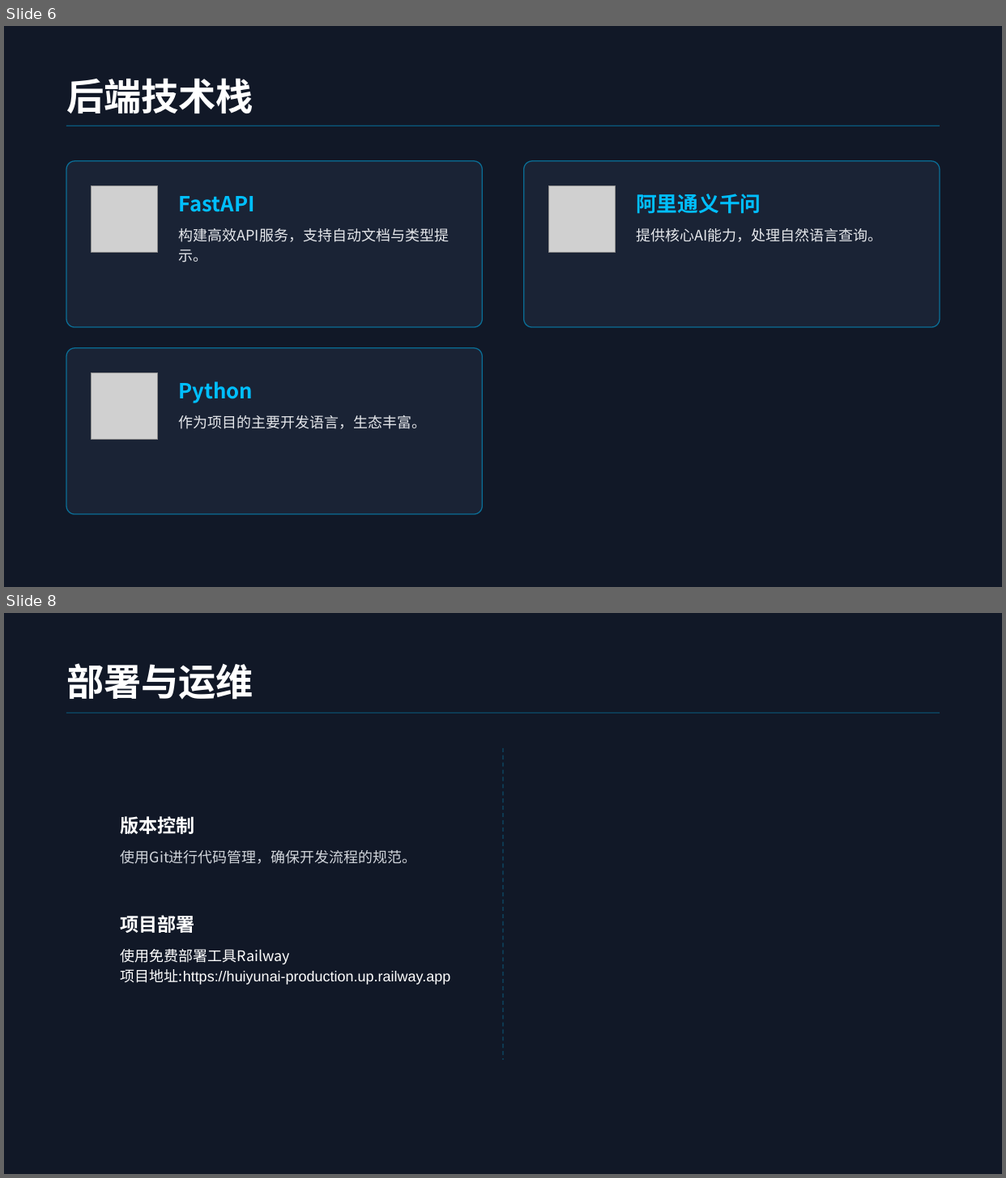
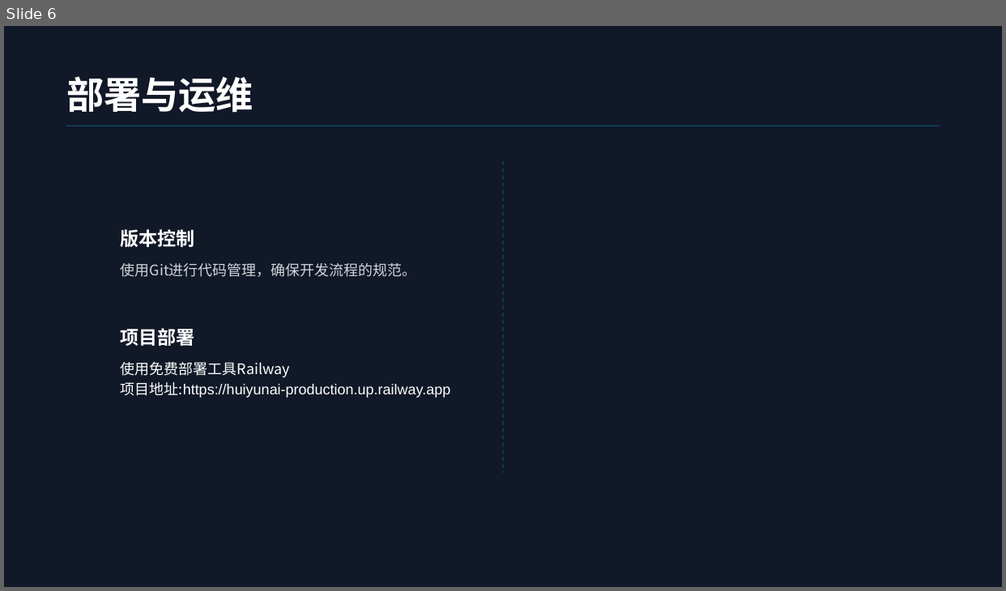
Before and after one commit to muff-cn/HuiyunAI, a slide deck: HuiyunAI-presentation.pptx. Shown one above the other, each under a label of ours: slides 6 and 8 before the commit, slide 6 after it; the slides between them are not shown. The pictures are 1006x1178 and 1006x591 pixels, drawn with LibreOffice and Linux fonts; fonts in the diff are those of the drawing; grey boxes stand for pictures; background and template pictures are left out. Boxes give left, top, right and bottom in pixels: in the first picture for what was removed or moved away, otherwise in the second. Text is boxed around its words. In the diff, an @@ line names an element or a change of style, - is before the commit and + after.

```diff
--- a/HuiyunAI-presentation.pptx
+++ b/HuiyunAI-presentation.pptx
@@ slide 6 removed at (4, 26, 1002, 587), background picture (left out) @@
@@ rounded rectangle removed at (4, 26, 1002, 587) @@
@@ text removed at (66, 78, 253, 114) @@
-后端技术栈
@@ line removed from (66, 126) to (940, 126) @@
@@ rounded rectangle removed at (66, 161, 483, 327) @@
@@ rounded rectangle removed at (523, 161, 940, 327) @@
@@ picture removed at (91, 186, 158, 253) @@
@@ picture removed at (549, 186, 616, 253) @@
@@ text removed at (636, 194, 761, 214) @@
-阿里通义千问
@@ text removed at (179, 196, 255, 212) @@
-FastAPI
@@ text removed at (179, 228, 450, 263) @@
-构建高效API服务，支持自动文档与类型提示。
@@ text removed at (636, 228, 882, 242) @@
-提供核心AI能力，处理自然语言查询。
@@ rounded rectangle removed at (66, 348, 483, 515) @@
@@ picture removed at (91, 373, 158, 440) @@
@@ text removed at (179, 382, 253, 403) @@
-Python
@@ text removed at (179, 416, 427, 429) @@
-作为项目的主要开发语言，生态丰富。
@@ what was slide 8 is now slide 6 @@
```
Also in this commit, not shown: 9 slides changed, 1 other slide removed, 3 other files.
